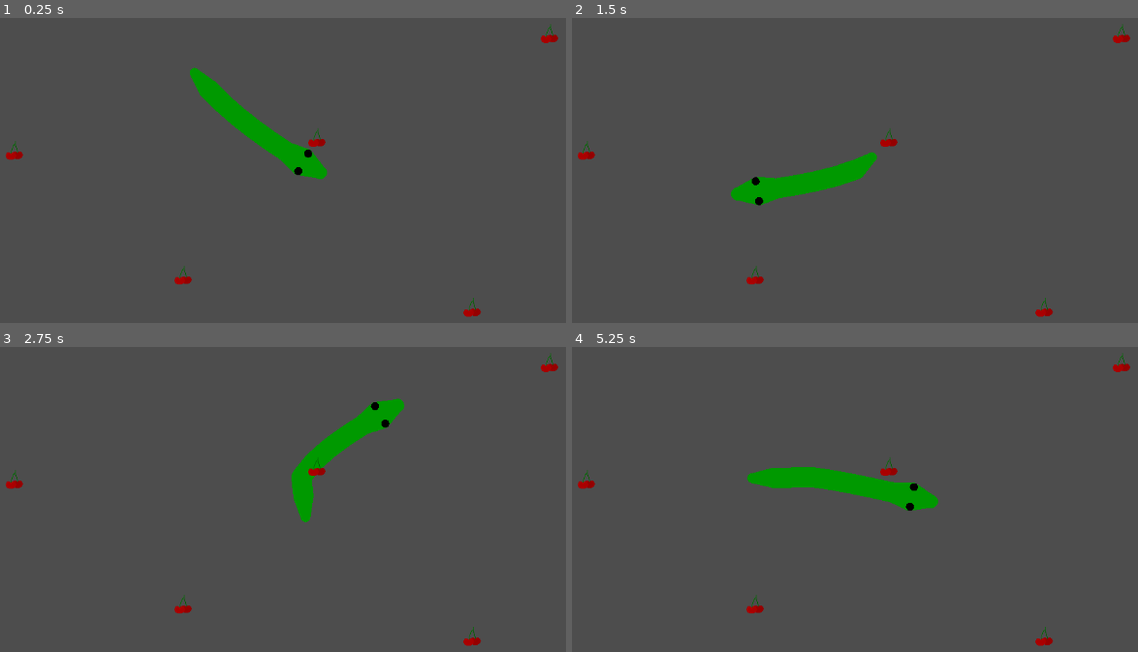
Above: before the commit, frames 1-4 (two rows, left to right).
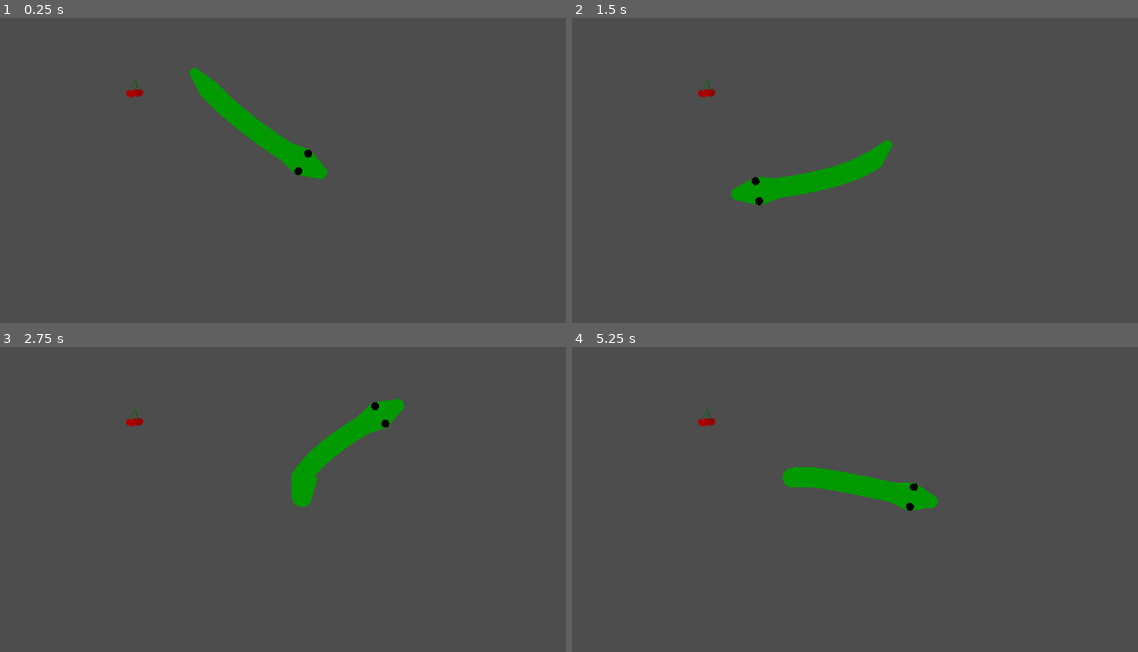
Above: after the commit, the same moments.

Repository: dbedggood/snake
Game: Godot game, scene res://project/main.tscn
Same seed, same stepped clock (60 frames per second), same inputs: the game is played once before the commit and once after it.
Inputs (mouse positions are in pixels of both pictures, inside the frame that each line leads up to):
- Up to frame 1 (0.25 s): no input
- Up to frame 2 (1.5 s): tap Enter at 0.5 s; move the mouse to (1064, 152) at 0.52 s; press the mouse at (1064, 152) at 0.53 s; right-click (1064, 152) at 0.8 s; tap Space at 1.25 s; move the mouse to (736, 194) at 1.27 s; release the mouse at (736, 194) at 1.28 s; right-click (736, 194) at 1.35 s
- Up to frame 3 (2.75 s): click (164, 523) at 1.55 s; tap Enter at 2 s; move the mouse to (396, 404) at 2.02 s; press the mouse at (396, 404) at 2.03 s; right-click (396, 404) at 2.3 s
- Up to frame 4 (5.25 s): tap Space at 2.75, 4.25 s; move the mouse to (855, 587) at 2.77 s; release the mouse at (855, 587) at 2.78 s; right-click (855, 587) at 2.85 s; click (855, 587) at 3.05 s; tap Enter at 3.5 s; move the mouse to (1126, 566) at 3.52 s; press the mouse at (1126, 566) at 3.53 s; right-click (1126, 566) at 3.8 s; move the mouse to (662, 435) at 4.27 s; release the mouse at (662, 435) at 4.28 s; right-click (662, 435) at 4.35 s; click (662, 435) at 4.55 s; move the mouse to (928, 502) at 5.02 s; press the mouse at (928, 502) at 5.03 s

The runs differ from the first frame. In frame 1, 0.5% of the frame differs, in the area x 1-99%, y 2-99%; in frame 2, 0.7%; in frame 3, 0.6%; in frame 4, 0.8%.

Commit message:
Grow snake on eating cherries

Diff:
--- a/project/cherries/cherries.gd
+++ b/project/cherries/cherries.gd
@@ -1,8 +1,8 @@
 extends Area2D
 
-signal cherry_eaten
+signal eaten
 
 
 func _on_area_entered(_area):
-	cherry_eaten.emit()
+	eaten.emit()
 	queue_free()
--- a/project/main.tscn
+++ b/project/main.tscn
@@ -5,19 +5,9 @@
 
 [node name="Main" type="Node2D"]
 
+[node name="Cherries" parent="." instance=ExtResource("2_40ltl")]
+position = Vector2(300, 200)
+
 [node name="Snake" parent="." instance=ExtResource("1_boy64")]
 
-[node name="Cherries" parent="." instance=ExtResource("2_40ltl")]
-position = Vector2(121, 293)
-
-[node name="Cherries2" parent="." instance=ExtResource("2_40ltl")]
-position = Vector2(917, 119)
-
-[node name="Cherries3" parent="." instance=ExtResource("2_40ltl")]
-position = Vector2(372, 479)
-
-[node name="Cherries4" parent="." instance=ExtResource("2_40ltl")]
-position = Vector2(802, 527)
-
-[node name="Cherries5" parent="." instance=ExtResource("2_40ltl")]
-position = Vector2(571, 274)
+[connection signal="eaten" from="Cherries" to="Snake" method="_on_cherries_eaten"]
--- a/project/snake/body.gd
+++ b/project/snake/body.gd
@@ -1,6 +1,6 @@
 extends Line2D
 
-signal body_grown
+signal grown
 
 @onready var snake = $".."
 @onready var head = $"../Head"
@@ -11,23 +11,15 @@
 	snake.set_constrained_nodes(self)
 
 
-func _input(event):
+func _on_snake_ate_cherries():
 	var point_count = get_point_count()
 	var last_point_index = point_count - 1
+	var snake_tail_base = get_point_position(last_point_index)
+	var snake_body_end = get_point_position(last_point_index - 1)
+	var snake_tail_direction = (snake_tail_base - snake_body_end).normalized()
 
-	if event.is_action_pressed("grow_snake"):
-		print("grow!")
-		var snake_tail_tip = get_point_position(last_point_index)
-		var snake_tail_base = get_point_position(last_point_index - 1)
-		var snake_tail_direction = (snake_tail_tip - snake_tail_base).normalized()
+	add_point(
+		get_point_position(last_point_index) + snake_tail_direction * Constants.MAX_POINT_DISTANCE
+	)
 
-		add_point(
-			(
-				get_point_position(last_point_index)
-				+ snake_tail_direction * Constants.MAX_POINT_DISTANCE
-			)
-		)
-		body_grown.emit()
-
-	if event.is_action_pressed("shrink_snake") and point_count > 3:
-		remove_point(last_point_index)
+	grown.emit()
--- a/project/snake/head_area.gd
+++ b/project/snake/head_area.gd
@@ -1,7 +1,9 @@
 extends Area2D
+
+@onready var head = $".."
 
 
 func _process(_delta):
-	var head_tip_position = get_global_mouse_position()
+	var head_tip_position = head.get_point_position(Constants.HEAD_TIP_POINT_INDEX)
 	position.x = head_tip_position.x
 	position.y = head_tip_position.y
--- a/project/snake/snake.gd
+++ b/project/snake/snake.gd
@@ -1,4 +1,6 @@
 extends Node2D
+
+signal ate_cherries
 
 
 func set_constrained_nodes(target_node):
@@ -11,3 +13,7 @@
 			+ previous_to_current_vector.normalized() * Constants.MAX_POINT_DISTANCE
 		)
 		target_node.set_point_position(point_index, constrained_new_position)
+
+
+func _on_cherries_eaten():
+	ate_cherries.emit()
--- a/project/snake/snake.tscn
+++ b/project/snake/snake.tscn
@@ -56,4 +56,5 @@
 [node name="CollisionCircle" type="CollisionShape2D" parent="Head/HeadArea"]
 shape = SubResource("CircleShape2D_54wsa")
 
-[connection signal="body_grown" from="Body" to="Tail" method="_on_body_body_grown"]
+[connection signal="ate_cherries" from="." to="Body" method="_on_snake_ate_cherries"]
+[connection signal="grown" from="Body" to="Tail" method="_on_body_grown"]
--- a/project/snake/tail.gd
+++ b/project/snake/tail.gd
@@ -15,7 +15,7 @@
 	set_point_position(Constants.TAIL_TIP_POINT_INDEX, constrained_new_position)
 
 
-func _on_body_body_grown():
+func _on_body_grown():
 	var tail_base_position = body.get_point_position(body.get_point_count() - 1)
 	var base_to_tip_vector = (
 		tail_base_position - body.get_point_position(body.get_point_count() - 2)
